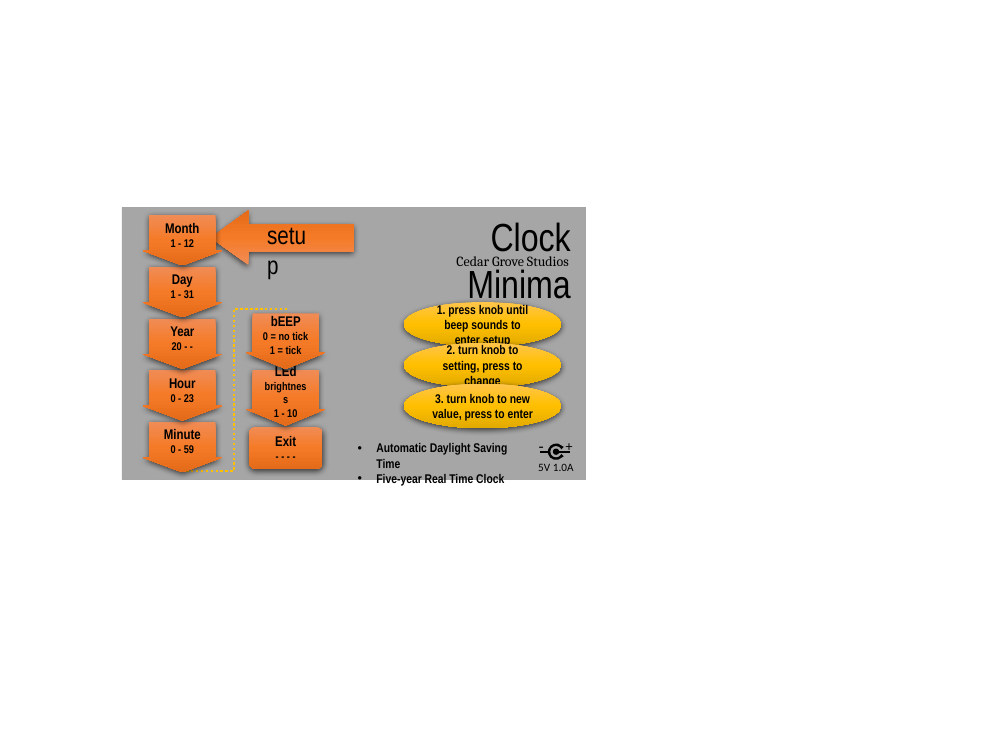
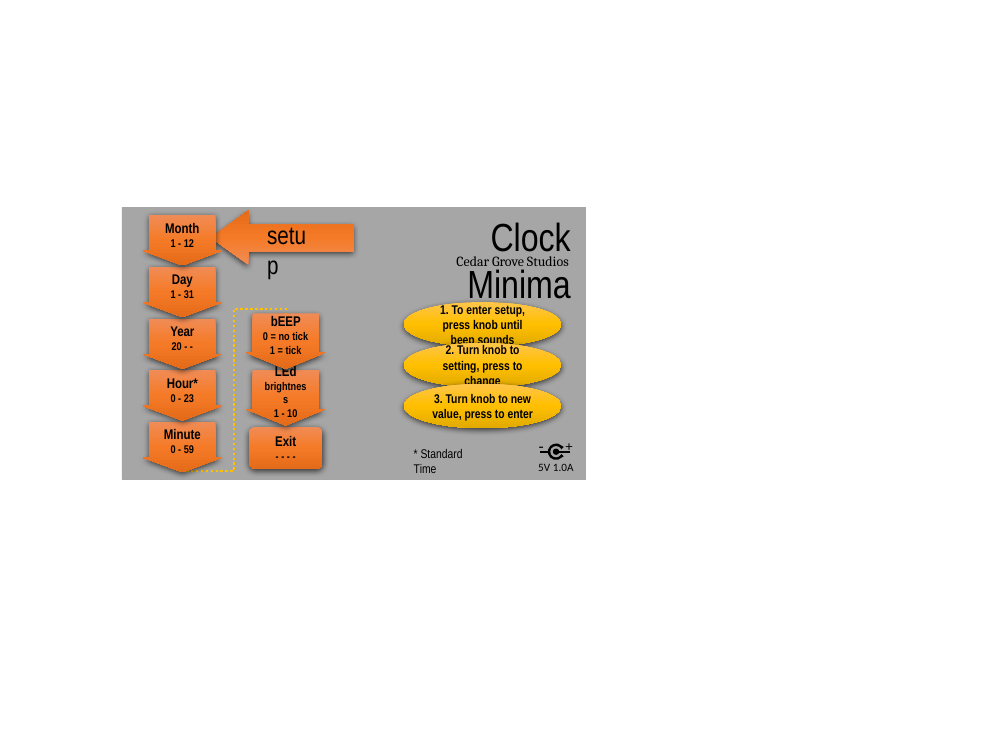
Before and after one commit to CedarGroveStudios/Clock_MiniM4, a slide deck: slide 1 of photos and graphics/clock_minima_sticker.pptx. Drawn at 1008x756 pixels with LibreOffice and Linux fonts; fonts in the diff are those of the drawing. Boxes give left, top, right and bottom in pixels: in the first picture for what was removed or moved away, otherwise in the second. Text is boxed around its words. In the diff, an @@ line names an element or a change of style, - is before the commit and + after.

```diff
--- a/photos and graphics/clock_minima_sticker.pptx
+++ b/photos and graphics/clock_minima_sticker.pptx
@@ text in ellipse at (440,304,523,347): text changed @@
-1. press knob until beep sounds to enter setup
+1. To enter setup, press knob until beep sounds
@@ text in ellipse at (443,344,523,388): text changed @@
-2. turn knob to setting, press to change
+2. Turn knob to setting, press to change
@@ text in down arrow at (167,378,198,388): text changed @@
-Hour
+Hour*
@@ text in ellipse at (432,394,533,421): text changed @@
-3. turn knob to new value, press to enter
+3. Turn knob to new value, press to enter
@@ text at (414,449,463,473): text changed; bold off @@
-• Automatic Daylight Saving Time
-• Five-year Real Time Clock
+* Standard Time
```
Also in this commit, not shown: 2 other files.
